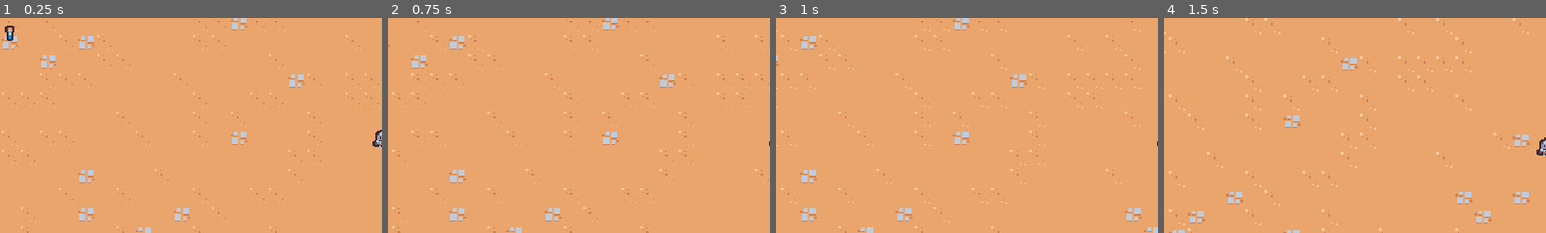
Above: before the commit, frames 1-4 (left to right).
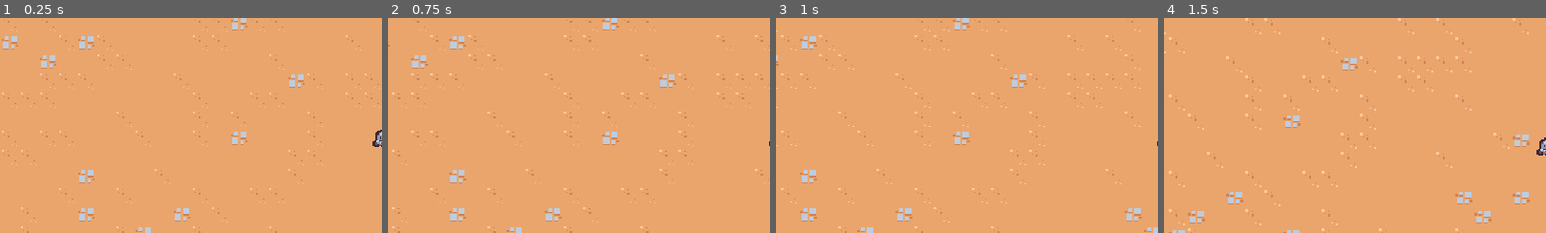
Above: after the commit, the same moments.

Repository: jrenato/dungeon_survival
Game: Godot game, scene res://src/world/levels/level.tscn
Same seed, same stepped clock (60 frames per second), same inputs: the game is played once before the commit and once after it.
Inputs:
- Up to frame 1 (0.25 s): no input
- Up to frame 2 (0.75 s): tap Enter at 0.5 s; hold D (move_right) from 0.53 s (still down)
- Up to frame 3 (1 s): keep holding D (move_right)
- Up to frame 4 (1.5 s): release D (move_right) at 1.28 s; hold S (move_down) from 1.28 s (still down)
The pictures show only the part of the screen within x 0-50%, y 20-70%; the shares and areas given below are measured in that part.

The runs differ from the first frame. In frame 1, 0.1% of the frame differs, in the area x 1-4%, y 3-11%; in frame 2, nothing differs; in frame 3, nothing differs; in frame 4, nothing differs.

Commit message:
Added vial drop component

Diff:
--- a/src/enemies/enemy.tscn
+++ b/src/enemies/enemy.tscn
@@ -1,8 +1,9 @@
-[gd_scene load_steps=6 format=3 uid="uid://ucwgehrgp1pf"]
+[gd_scene load_steps=7 format=3 uid="uid://ucwgehrgp1pf"]
 
 [ext_resource type="Script" path="res://src/enemies/enemy.gd" id="1_8ple4"]
 [ext_resource type="Texture2D" uid="uid://uia4n6n1pr6s" path="res://assets/tilemaps/tilemap_packed.png" id="1_tyt51"]
 [ext_resource type="PackedScene" uid="uid://bkib7rirvtw7l" path="res://src/gameplay/components/health_component.tscn" id="2_0fh3k"]
+[ext_resource type="PackedScene" uid="uid://d2fnvnfm5sbij" path="res://src/gameplay/components/vial_drop_component.tscn" id="3_djsc6"]
 
 [sub_resource type="CircleShape2D" id="CircleShape2D_fkicn"]
 radius = 6.0
@@ -17,6 +18,9 @@
 script = ExtResource("1_8ple4")
 
 [node name="HealthComponent" parent="." instance=ExtResource("2_0fh3k")]
+
+[node name="VialDropComponent" parent="." node_paths=PackedStringArray("health_component") instance=ExtResource("3_djsc6")]
+health_component = NodePath("../HealthComponent")
 
 [node name="Sprite2D" type="Sprite2D" parent="."]
 position = Vector2(0, -4)
--- /dev/null
+++ b/src/gameplay/components/vial_drop_component.gd
@@ -0,0 +1,25 @@
+extends Node
+
+
+@export_range(0, 1) var drop_percent : float = 0.5
+@export var vial_scene : PackedScene
+@export var health_component : HealthComponent
+
+
+func _ready() -> void:
+	health_component.died.connect(on_died)
+
+
+func on_died() -> void:
+	if randf() > drop_percent:
+		return
+
+	if vial_scene == null:
+		return
+
+	if not owner is Node2D:
+		return
+
+	var vial_instance = vial_scene.instantiate() as Node2D
+	owner.get_parent().add_child(vial_instance)
+	vial_instance.global_position = (owner as Node2D).global_position
--- /dev/null
+++ b/src/gameplay/components/vial_drop_component.tscn
@@ -0,0 +1,8 @@
+[gd_scene load_steps=3 format=3 uid="uid://d2fnvnfm5sbij"]
+
+[ext_resource type="Script" path="res://src/gameplay/components/vial_drop_component.gd" id="1_wf8c7"]
+[ext_resource type="PackedScene" uid="uid://bnr75l84i2hcd" path="res://src/drop_items/experience_vial.tscn" id="2_jcn2d"]
+
+[node name="VialDropComponent" type="Node"]
+script = ExtResource("1_wf8c7")
+vial_scene = ExtResource("2_jcn2d")
--- a/src/world/levels/level.tscn
+++ b/src/world/levels/level.tscn
@@ -6,7 +6,6 @@
 [ext_resource type="PackedScene" uid="uid://cwegybaokoxii" path="res://src/player/player.tscn" id="1_saqk8"]
 [ext_resource type="TileSet" uid="uid://bicur6ubwdaip" path="res://resources/tilesets/tiny_dungeon.tres" id="1_xhy72"]
 [ext_resource type="PackedScene" uid="uid://n7ihnc7q7xcg" path="res://src/gameplay/arena/arena_manager.tscn" id="2_2x3be"]
-[ext_resource type="PackedScene" uid="uid://bnr75l84i2hcd" path="res://src/drop_items/experience_vial.tscn" id="7_ytic8"]
 
 [node name="Level" type="Node"]
 
@@ -25,6 +24,3 @@
 layer_0/tile_data = PackedInt32Array(3145818, 1, 4, 3080282, 1, 4, 3014746, 1, 4, 2949210, 1, 4, 2883674, 65537, 4, 281 …(218016 unchanged characters)…
 
 [node name="Player" parent="." instance=ExtResource("1_saqk8")]
-
-[node name="ExperienceVial" parent="." instance=ExtResource("7_ytic8")]
-position = Vector2(-312, -96)
Not shown: 1 places in src/world/levels/level.tscn that only renumber resources
